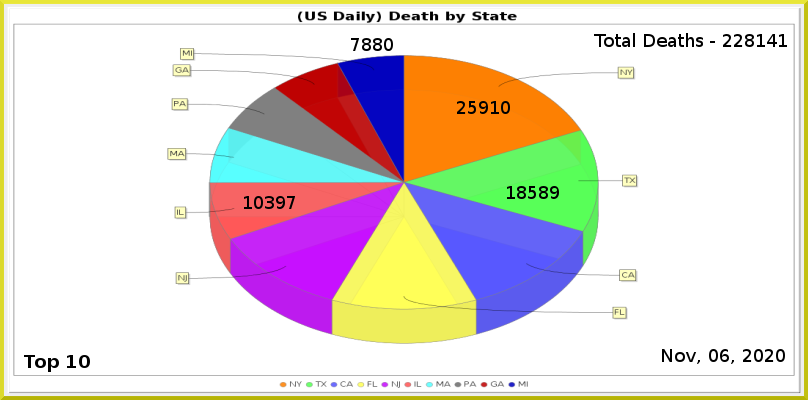
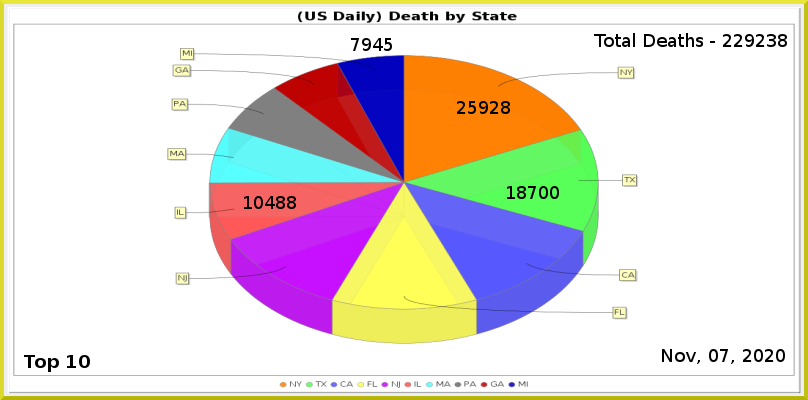
Layers edited between the first and the second 808x400 image:
painted on "Least" over [362, 38, 393, 51]
painted on "6" over [265, 196, 296, 209]
painted on "2" over [528, 186, 559, 199]
painted on "1" over [490, 101, 510, 114]
renamed "Total Deaths - 228141" to "Total Deaths - 229238", painted on it over [745, 34, 787, 47]
painted on "Current Date" over [720, 349, 729, 362]
painted on "Death_by_State.png" over [167, 48, 639, 343]
